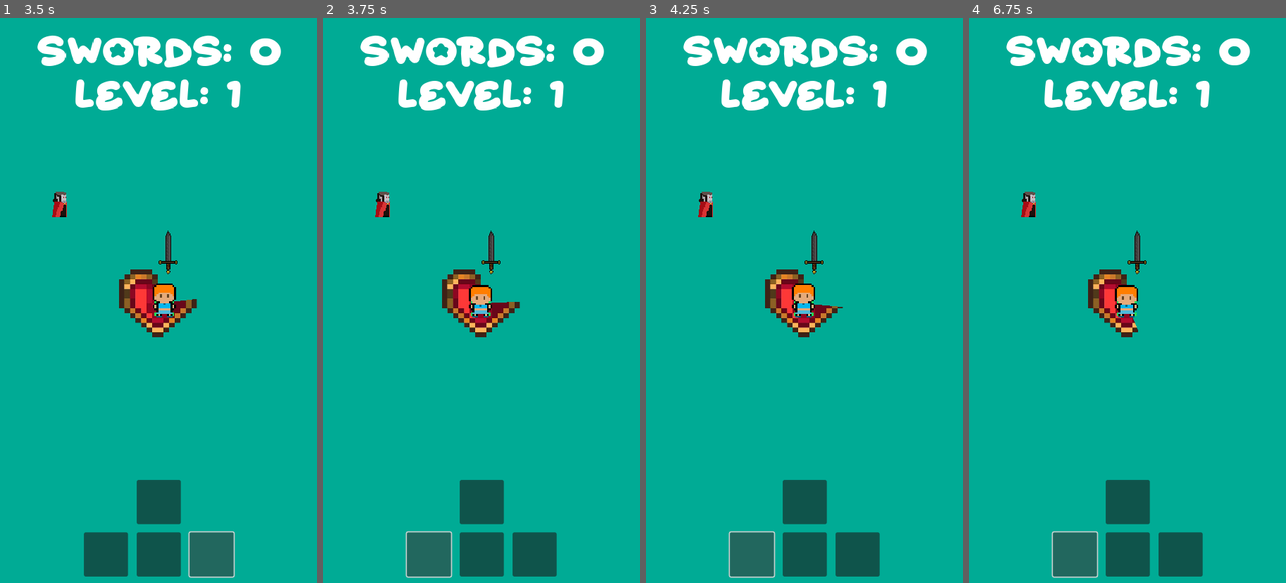
Above: before the commit, frames 1-4 (left to right).
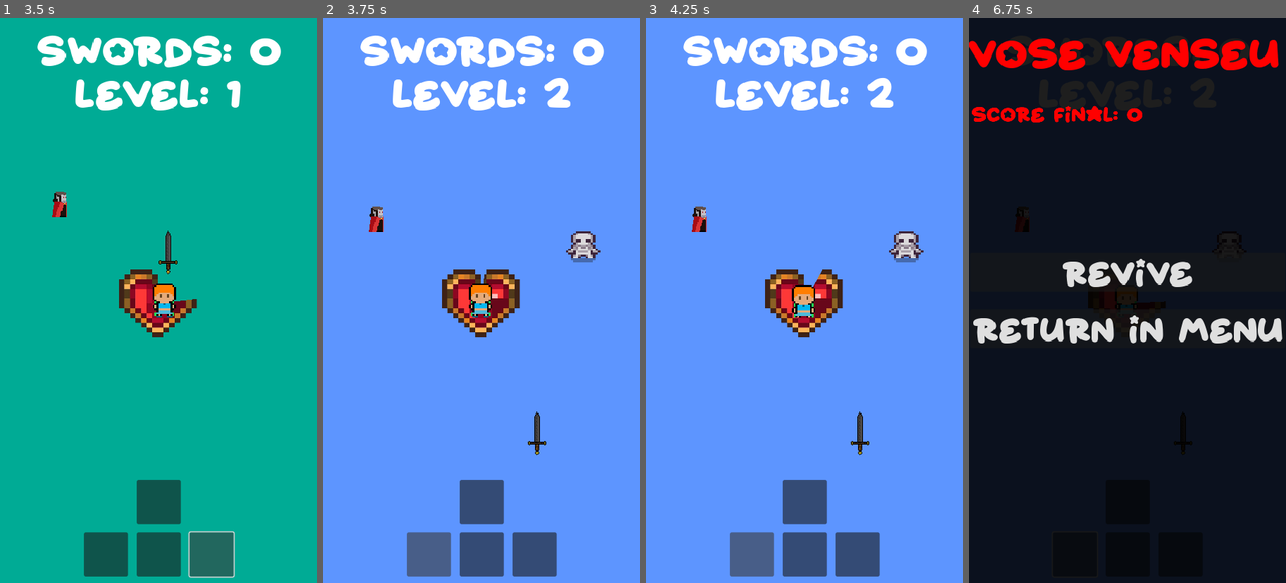
Above: after the commit, the same moments.

Repository: Santosxkkkk/swords_fantasy
Game: Godot game, scene res://Menu.tscn
The game is run twice, just before and just after one commit, with the same random seed, the same clock (stepped at 60 frames per second) and the same inputs.
Inputs (mouse positions are in pixels of both pictures, inside the frame that each line leads up to):
- Up to frame 1 (3.5 s): click "start" at 0.5 s; click (158, 503) at 1.25 s; click (158, 554) at 2 s; click (212, 554) at 2.75 s
- Up to frame 2 (3.75 s): click (427, 554) at 3.5 s
- Up to frame 3 (4.25 s): no input
- Up to frame 4 (6.75 s): click (1127, 503) at 4.25 s; click (1127, 554) at 5 s; click (1181, 554) at 5.75 s; click (1073, 554) at 6.5 s

Frame 1 is identical in both runs. In frame 2, 96% of the frame differs, in the area x 0-100%, y 0-100%; in frame 3, 96%; in frame 4, 100%.

Commit message:
atualizar codigo

Diff:
--- a/Coin.gd
+++ b/Coin.gd
@@ -5,5 +5,6 @@
 
 func _on_area_entered(area):
 	if area.is_in_group("Player"):
+		ScoreMananger.add_score(1)
 		$AnimationPlayer.play("CoinCollected")
 		$CollisionShape2D.call_deferred("set_disabled", true)
--- /dev/null
+++ b/Coin2.tscn
@@ -0,0 +1,86 @@
+[gd_scene load_steps=7 format=3 uid="uid://qw78jrp1dqba"]
+
+[ext_resource type="Script" path="res://coin_2.gd" id="1_5eiio"]
+[ext_resource type="Texture2D" uid="uid://bqac76gncmjo3" path="res://Player/png-transparent-sword-weapon-pixel-art-pixelation-pixel-angle-katana-8bit-color-thumbnail-removebg-preview.png" id="2_wubtb"]
+
+[sub_resource type="CircleShape2D" id="CircleShape2D_wxwba"]
+radius = 103.019
+
+[sub_resource type="Animation" id="Animation_jj4ym"]
+resource_name = "CoinCollected"
+tracks/0/type = "value"
+tracks/0/imported = false
+tracks/0/enabled = true
+tracks/0/path = NodePath("Sprite2D:modulate")
+tracks/0/interp = 1
+tracks/0/loop_wrap = true
+tracks/0/keys = {
+"times": PackedFloat32Array(0, 1),
+"transitions": PackedFloat32Array(1, 1),
+"update": 0,
+"values": [Color(1, 1, 1, 1), Color(1, 1, 1, 0)]
+}
+tracks/1/type = "value"
+tracks/1/imported = false
+tracks/1/enabled = true
+tracks/1/path = NodePath("Sprite2D:scale")
+tracks/1/interp = 1
+tracks/1/loop_wrap = true
+tracks/1/keys = {
+"times": PackedFloat32Array(0, 1),
+"transitions": PackedFloat32Array(1, 1),
+"update": 0,
+"values": [Vector2(1, 1), Vector2(2.5, 2.5)]
+}
+
+[sub_resource type="Animation" id="Animation_v2810"]
+length = 0.001
+tracks/0/type = "value"
+tracks/0/imported = false
+tracks/0/enabled = true
+tracks/0/path = NodePath("Sprite2D:modulate")
+tracks/0/interp = 1
+tracks/0/loop_wrap = true
+tracks/0/keys = {
+"times": PackedFloat32Array(0),
+"transitions": PackedFloat32Array(1),
+"update": 0,
+"values": [Color(1, 1, 1, 1)]
+}
+tracks/1/type = "value"
+tracks/1/imported = false
+tracks/1/enabled = true
+tracks/1/path = NodePath("Sprite2D:scale")
+tracks/1/interp = 1
+tracks/1/loop_wrap = true
+tracks/1/keys = {
+"times": PackedFloat32Array(0),
+"transitions": PackedFloat32Array(1),
+"update": 0,
+"values": [Vector2(1, 1)]
+}
+
+[sub_resource type="AnimationLibrary" id="AnimationLibrary_qvhve"]
+_data = {
+"CoinCollected": SubResource("Animation_jj4ym"),
+"RESET": SubResource("Animation_v2810")
+}
+
+[node name="Coin2" type="Area2D" groups=["Coin"]]
+scale = Vector2(0.25, 0.25)
+script = ExtResource("1_5eiio")
+
+[node name="Sprite2D" type="Sprite2D" parent="."]
+texture = ExtResource("2_wubtb")
+
+[node name="CollisionShape2D" type="CollisionShape2D" parent="."]
+shape = SubResource("CircleShape2D_wxwba")
+
+[node name="AnimationPlayer" type="AnimationPlayer" parent="."]
+libraries = {
+"": SubResource("AnimationLibrary_qvhve")
+}
+speed_scale = 2.3
+
+[connection signal="area_entered" from="." to="." method="_on_area_entered"]
+[connection signal="animation_finished" from="AnimationPlayer" to="." method="_on_animation_player_animation_finished"]
--- a/Main.tscn
+++ b/Main.tscn
@@ -150,7 +150,7 @@
 confetti = ExtResource("3_n1orf")
 
 [node name="Timer" type="Timer" parent="."]
-wait_time = 30.0
+wait_time = 3.0
 autostart = true
 
 [node name="UI" type="Control" parent="."]
--- a/Main_2.gd
+++ b/Main_2.gd
@@ -1,6 +1,6 @@
 extends Node
 
-@export var coin : PackedScene
+@export var coin_2 : PackedScene = preload("res://Coin2.tscn")
 @export var confetti : PackedScene
 
 var min_positions : Vector2 = Vector2(20, 176)
@@ -9,7 +9,6 @@
 var game_over : bool
 var health : float = 10000
 var decrease_health_speed : float = 750
-
 
 func _process(delta):
 	if health > 0:
@@ -20,24 +19,32 @@
 		game_over = true
 
 func _ready():
-	instantiate_coins()
+	instantiate_coins_2()
 
 func level_passed() -> void:
 	health = 10000
 	level += 1
 	$UI/LevelLabel.text = "Level: " + str(level)
-	instantiate_coins()
+	instantiate_coins_2()
 	instantiate_confetti()
 
-func instantiate_coins() -> void:
+func instantiate_coins_2() -> void:
 	for i in range(level):
-		var coin_instance : Area2D = coin.instantiate()
+		var coin_2_instance : Area2D = coin_2.instantiate()
 		var random_x : float = randf_range(min_positions.x, max_positions.x)
 		var random_y : float = randf_range(min_positions.y, max_positions.y)
-		coin_instance.position = Vector2(random_x, random_y)
-		call_deferred("add_child", coin_instance)
+		coin_2_instance.position = Vector2(random_x, random_y)
+		call_deferred("add_child", coin_2_instance)
 
 func instantiate_confetti() -> void:
 	var confetti_instance : CPUParticles2D = confetti.instantiate()
 	add_child(confetti_instance)
 	confetti_instance.emitting = true;
+
+func _on_timer_timeout() -> void:
+	var final_score = ScoreMananger.total_score
+	$fial_tale/ScoreLabel.text = "Score Final: " + str(final_score)
+	$fial_tale.show()
+
+func reset_game():
+	ScoreMananger.total_score = 0
--- a/Main_2.tscn
+++ b/Main_2.tscn
@@ -1,8 +1,6 @@
-[gd_scene load_steps=32 format=3 uid="uid://1soenn0r8n15"]
-
-[ext_resource type="Script" path="res://Main.gd" id="1_e4cyl"]
-[ext_resource type="PackedScene" uid="uid://woia2loyyxwe" path="res://Coin.tscn" id="2_1fjyj"]
-[ext_resource type="PackedScene" uid="uid://ltcudyjxydpw" path="res://ConfettiParticles.tscn" id="3_py037"]
+[gd_scene load_steps=31 format=3 uid="uid://1soenn0r8n15"]
+
+[ext_resource type="Script" path="res://main_2.gd" id="1_wdq35"]
 [ext_resource type="FontFile" uid="uid://brgyjv68o5ug3" path="res://Starborn.otf" id="4_hv7sa"]
 [ext_resource type="PackedScene" uid="uid://cyb7sswn5jx4g" path="res://vampirino.tscn" id="4_ypl30"]
 [ext_resource type="PackedScene" uid="uid://b7gkmkg7l455s" path="res://skelleton.tscn" id="5_d65dd"]
@@ -145,10 +143,22 @@
 [sub_resource type="RectangleShape2D" id="RectangleShape2D_62tl5"]
 size = Vector2(5.88581, 13.4066)
 
+[sub_resource type="GDScript" id="GDScript_3l5gl"]
+script/source = "extends Label
+
+
+# Called when the node enters the scene tree for the first time.
+func _ready() -> void:
+	pass # Replace with function body.
+
+
+# Called every frame. 'delta' is the elapsed time since the previous frame.
+func _process(delta: float) -> void:
+	pass
+"
+
 [node name="Main_2" type="Node"]
-script = ExtResource("1_e4cyl")
-coin = ExtResource("2_1fjyj")
-confetti = ExtResource("3_py037")
+script = ExtResource("1_wdq35")
 
 [node name="UI" type="Control" parent="."]
 layout_mode = 3
@@ -364,6 +374,7 @@
 text = "return in menu"
 
 [node name="fial_tale" type="Control" parent="."]
+visible = false
 z_index = 10
 layout_mode = 3
 anchors_preset = 15
@@ -398,23 +409,24 @@
 theme_override_font_sizes/font_size = 60
 text = "vose venseu"
 
-[node name="pontos" type="Label" parent="fial_tale"]
+[node name="ScoreLabel" type="Label" parent="fial_tale"]
 layout_mode = 1
 anchors_preset = 5
 anchor_left = 0.5
 anchor_right = 0.5
-offset_left = -330.0
-offset_top = 134.0
-offset_right = 351.0
-offset_bottom = 202.0
+offset_left = -332.0
+offset_top = 129.0
+offset_right = 433.0
+offset_bottom = 197.0
 grow_horizontal = 2
 scale = Vector2(0.5, 0.5)
 pivot_offset = Vector2(132, 34)
 theme_override_colors/font_color = Color(1, 0, 0, 1)
 theme_override_fonts/font = ExtResource("4_hv7sa")
 theme_override_font_sizes/font_size = 60
-text = "total de pontos:
+text = "total de pontos: 0
 "
+script = SubResource("GDScript_3l5gl")
 
 [node name="VBoxContainer" type="VBoxContainer" parent="fial_tale"]
 layout_mode = 1
@@ -445,7 +457,7 @@
 text = "return in menu"
 
 [node name="Timer" type="Timer" parent="."]
-wait_time = 45.0
+wait_time = 3.0
 autostart = true
 
 [connection signal="button_down" from="UI/UpButton" to="Player" method="_on_up_button_button_down"]
--- /dev/null
+++ b/ScoreMananger.gd
@@ -0,0 +1,6 @@
+extends Node
+
+var total_score : int = 0
+
+func add_score(points: int) -> void:
+	total_score += points
--- /dev/null
+++ b/coin_2.gd
@@ -0,0 +1,4 @@
+extends Area2D
+
+func _on_animation_player_animation_finished(_anim_name : String):
+	queue_free()
--- a/globals.gd
+++ /dev/null
@@ -1 +0,0 @@
-extends Node
--- a/project.godot
+++ b/project.godot
@@ -15,6 +15,10 @@
 config/features=PackedStringArray("4.3", "Forward Plus")
 config/icon="res://icon.svg"
 
+[autoload]
+
+ScoreMananger="*res://ScoreMananger.gd"
+
 [display]
 
 window/size/viewport_width=540
